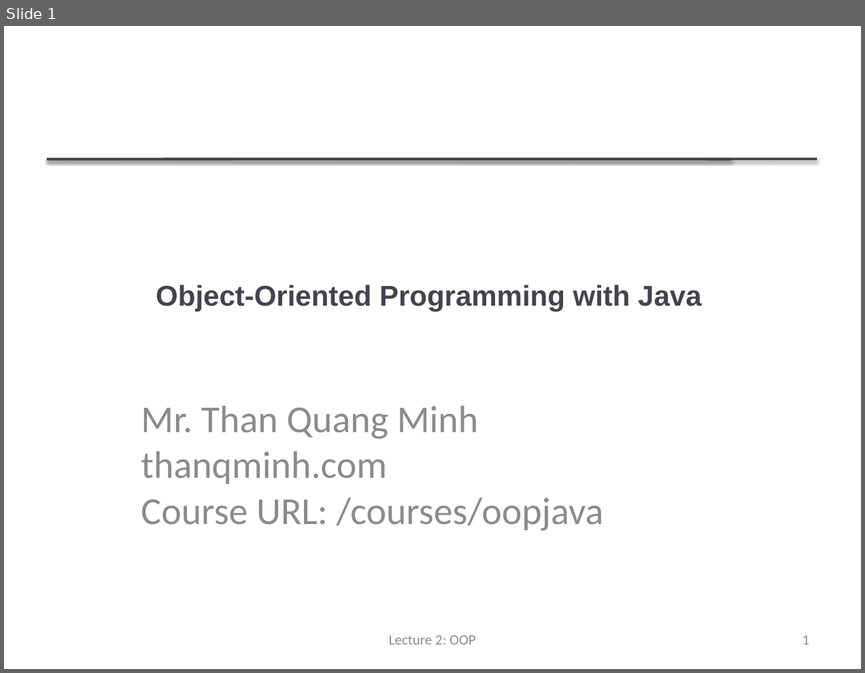
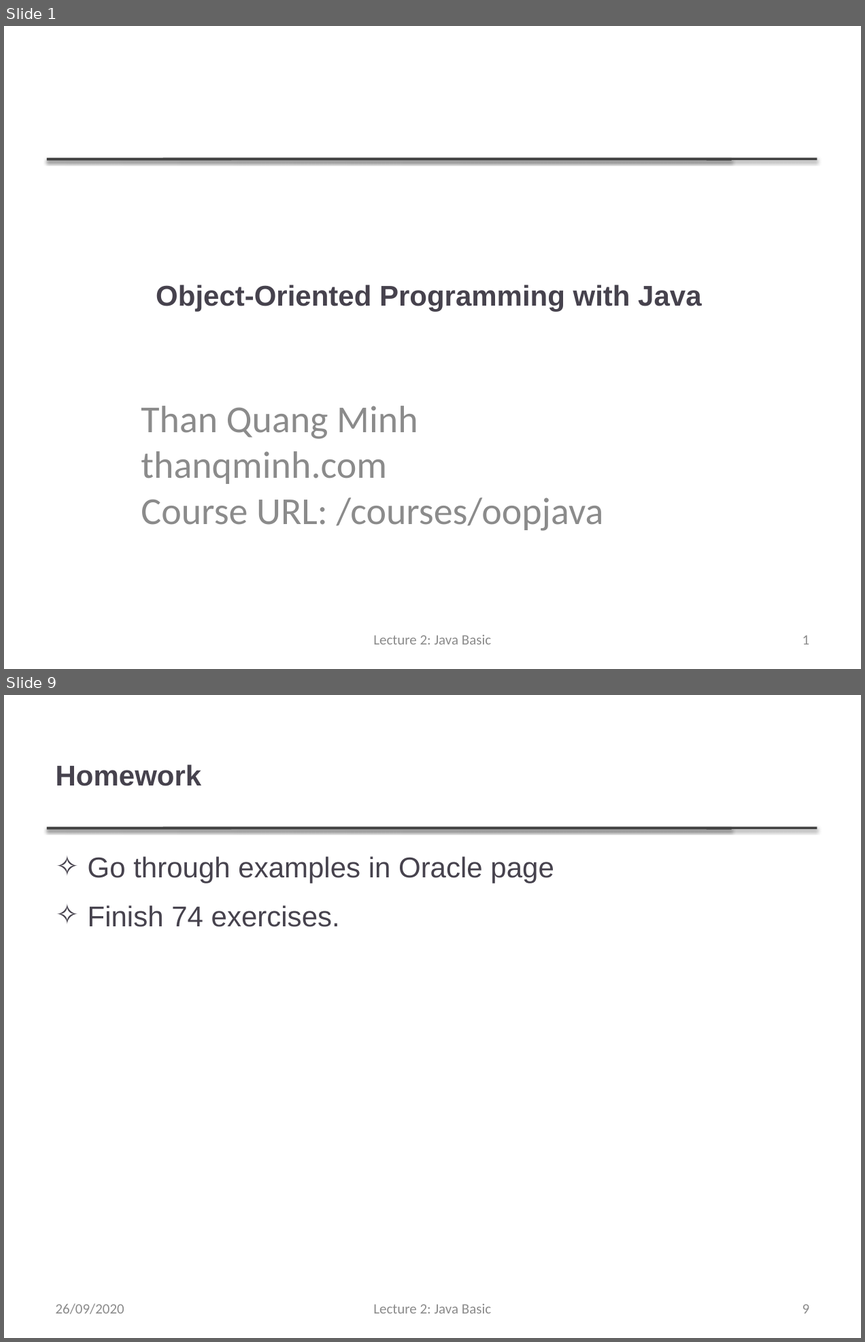
Before and after one commit to thanqminh/thanqminh.github.io, a slide deck: courses/oopjava/lecture2.pptx. Shown one above the other, each under a label of ours: slide 1 before the commit, slides 1 and 9 after it; the slides between them are not shown. The pictures are 865x673 and 865x1342 pixels, drawn with LibreOffice and Linux fonts; fonts in the diff are those of the drawing. Boxes give left, top, right and bottom in pixels: in the first picture for what was removed or moved away, otherwise in the second. Text is boxed around its words. In the diff, an @@ line names an element or a change of style, - is before the commit and + after.

```diff
--- a/courses/oopjava/lecture2.pptx
+++ b/courses/oopjava/lecture2.pptx
@@ slide 9 added at (x1=4, y1=695, x2=861, y2=1338), background #FFFFFF; not listed: 2 template elements that a slide beside it also shows @@
@@ title added at (x1=56, y1=764, x2=202, y2=786), 24 pt, text #46424D, bold @@
+Homework
@@ text added at (x1=88, y1=856, x2=553, y2=927), 24 pt, text #46424D @@
+✧ Go through examples in Oracle page
+✧ Finish 74 exercises.
@@ text added at (x1=56, y1=1303, x2=124, y2=1314), 12 pt, text #8C8C8C @@
+26/09/2020
@@ text added at (x1=373, y1=1304, x2=491, y2=1313), 12 pt, text #8C8C8C @@
+Lecture 2: Java Basic
@@ page number added at (x1=802, y1=1304, x2=810, y2=1313), 12 pt, text #8C8C8C @@
+9
@@ slide 1 changed as well @@
@@ subtitle at (x1=141, y1=405, x2=418, y2=439): text changed @@
-Mr. Than Quang Minh
+Than Quang Minh
@@ text at (x1=373, y1=635, x2=491, y2=644): text changed @@
-Lecture 2: OOP
+Lecture 2: Java Basic
```
Also in this commit, not shown: 1 other slide changed, 6 other slides added, 12 slides removed, 6 other files.
